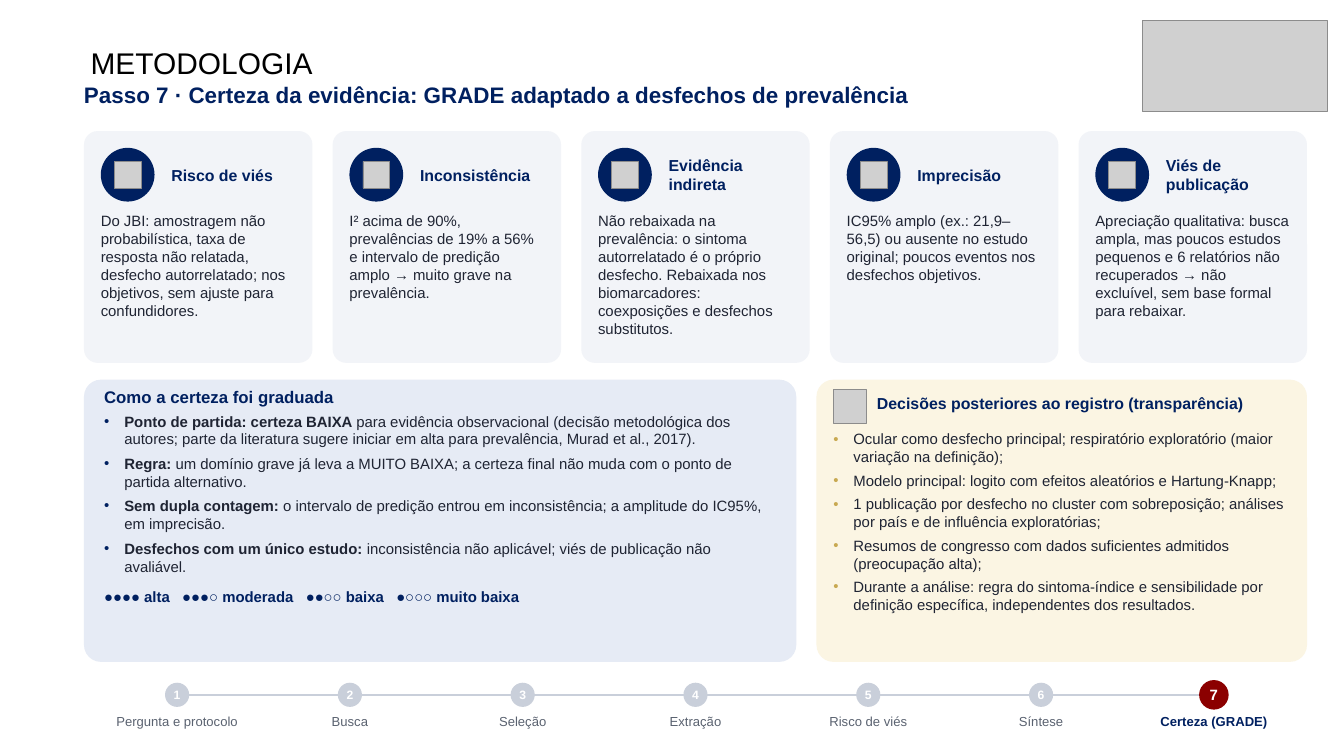
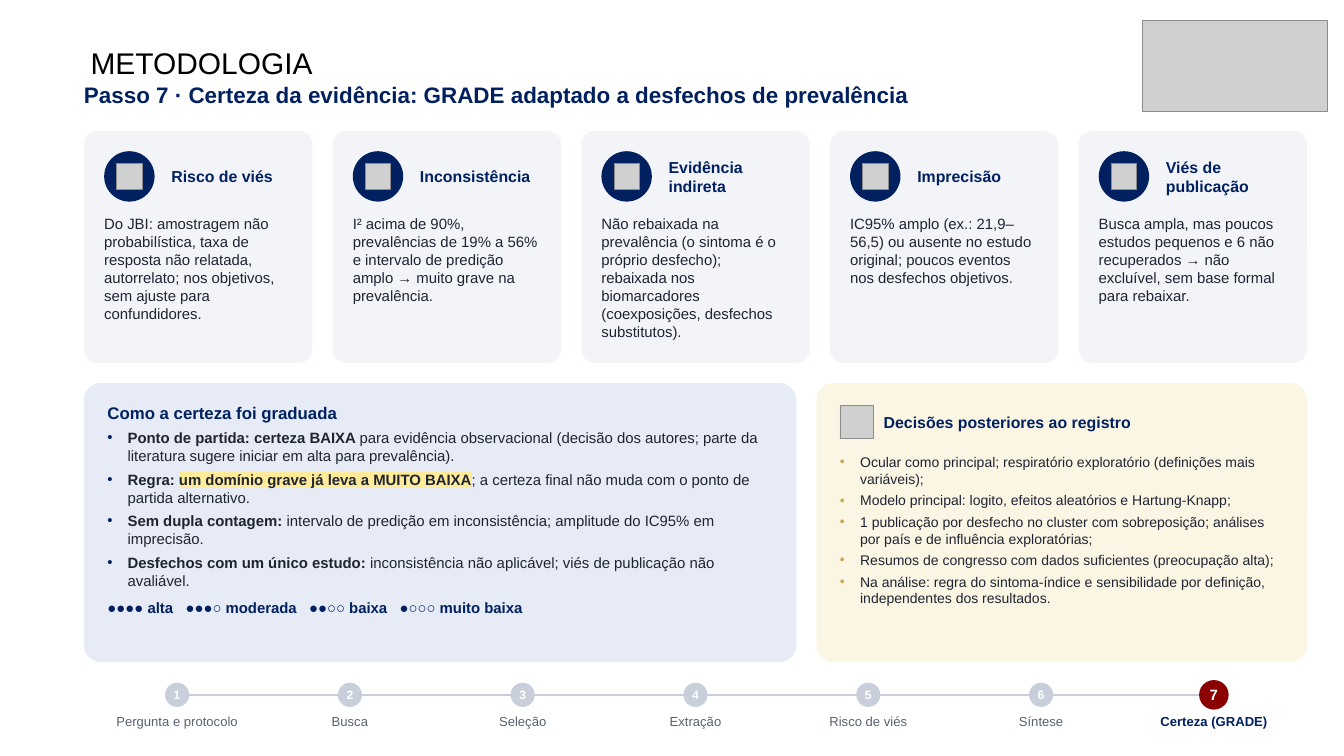
Before and after one commit to ravibuzz/IC-fumaca, a slide deck: slide 10 of apresentacao/SEMICA_Fumaca_Cirurgica_Baccaro.pptx (slide 9 before the commit). Drawn at 1344x756 pixels with LibreOffice and Linux fonts; fonts in the diff are those of the drawing; grey boxes stand for pictures; background and template pictures are left out. Boxes give left, top, right and bottom in pixels: in the first picture for what was removed or moved away, otherwise in the second. Text is boxed around its words. In the diff, an @@ line names an element or a change of style, - is before the commit and + after.

```diff
--- a/apresentacao/SEMICA_Fumaca_Cirurgica_Baccaro.pptx
+++ b/apresentacao/SEMICA_Fumaca_Cirurgica_Baccaro.pptx
@@ ellipse resized from (x1=349, y1=148, x2=403, y2=202) to (x1=353, y1=151, x2=403, y2=202) @@
@@ ellipse resized from (x1=1095, y1=148, x2=1149, y2=202) to (x1=1099, y1=151, x2=1149, y2=202) @@
@@ text at (x1=104, y1=218, x2=275, y2=319): text changed @@
-Do JBI: amostragem não probabilística, taxa de resposta não relatada, desfecho autorrelatado; nos objetivos, sem ajuste para confundidores.
+Do JBI: amostragem não probabilística, taxa de resposta não relatada, autorrelato; nos objetivos, sem ajuste para confundidores.
@@ text "I² acima de 90%, prevalências ..." moved from (x1=349, y1=215, x2=534, y2=301) to (x1=353, y1=218, x2=538, y2=304) @@
@@ text at (x1=601, y1=218, x2=776, y2=340): text changed @@
-Não rebaixada na prevalência: o sintoma autorrelatado é o próprio desfecho. Rebaixada nos biomarcadores: coexposições e desfechos substitutos.
+Não rebaixada na prevalência (o sintoma é o próprio desfecho); rebaixada nos biomarcadores (coexposições, desfechos substitutos).
@@ text at (x1=1099, y1=218, x2=1275, y2=304): text changed @@
-Apreciação qualitativa: busca ampla, mas poucos estudos pequenos e 6 relatórios não recuperados → não excluível, sem base formal para rebaixar.
+Busca ampla, mas poucos estudos pequenos e 6 não recuperados → não excluível, sem base formal para rebaixar.
@@ text "Como a certeza foi graduada" moved from (x1=104, y1=391, x2=762, y2=602) to (x1=107, y1=407, x2=758, y2=613) @@
@@ picture moved from (x1=833, y1=390, x2=867, y2=423) to (x1=840, y1=405, x2=874, y2=439) @@
@@ text at (x1=884, y1=416, x2=1131, y2=432): text changed @@
-Decisões posteriores ao registro (transparência)
+Decisões posteriores ao registro
@@ text at (x1=128, y1=432, x2=758, y2=464): text changed @@
-• Ponto de partida: certeza BAIXA para evidência observacional (decisão metodológica dos autores; parte da literatura sugere iniciar em alta para prevalência, Murad et al., 2017).
+• Ponto de partida: certeza BAIXA para evidência observacional (decisão dos autores; parte da literatura sugere iniciar em alta para prevalência).
@@ text at (x1=128, y1=473, x2=750, y2=613): highlight none to #FFEB99, bold on in "um domínio grave já leva a MUITO ..."; less space between paragraphs @@
@@ text "Ocular como principal; respiratório exploratório ..." moved from (x1=853, y1=433, x2=1284, y2=613) to (x1=860, y1=456, x2=1274, y2=606) @@
@@ text at (x1=860, y1=456, x2=1255, y2=508): text changed; size 16 to 15 pt @@
-• Ocular como desfecho principal; respiratório exploratório (maior variação na definição);
-• Modelo principal: logito com efeitos aleatórios e Hartung-Knapp;
+• Ocular como principal; respiratório exploratório (definições mais variáveis);
+• Modelo principal: logito, efeitos aleatórios e Hartung-Knapp;
@@ text at (x1=128, y1=515, x2=715, y2=547): text changed @@
-• Sem dupla contagem: o intervalo de predição entrou em inconsistência; a amplitude do IC95%, em imprecisão.
+• Sem dupla contagem: intervalo de predição em inconsistência; amplitude do IC95% em imprecisão.
@@ text at (x1=860, y1=516, x2=1264, y2=547): size 16 to 15 pt in "1 publicação por desfecho no cluster com ..."; less space between paragraphs @@
@@ text at (x1=860, y1=555, x2=1274, y2=606): text changed; size 16 to 15 pt @@
-• Resumos de congresso com dados suficientes admitidos (preocupação alta);
-• Durante a análise: regra do sintoma-índice e sensibilidade por definição específica, independentes dos resultados.
+• Resumos de congresso com dados suficientes (preocupação alta);
+• Na análise: regra do sintoma-índice e sensibilidade por definição, independentes dos resultados.
```
Also in this commit, not shown: 18 other slides changed, 1 slide added, 26 other files.
